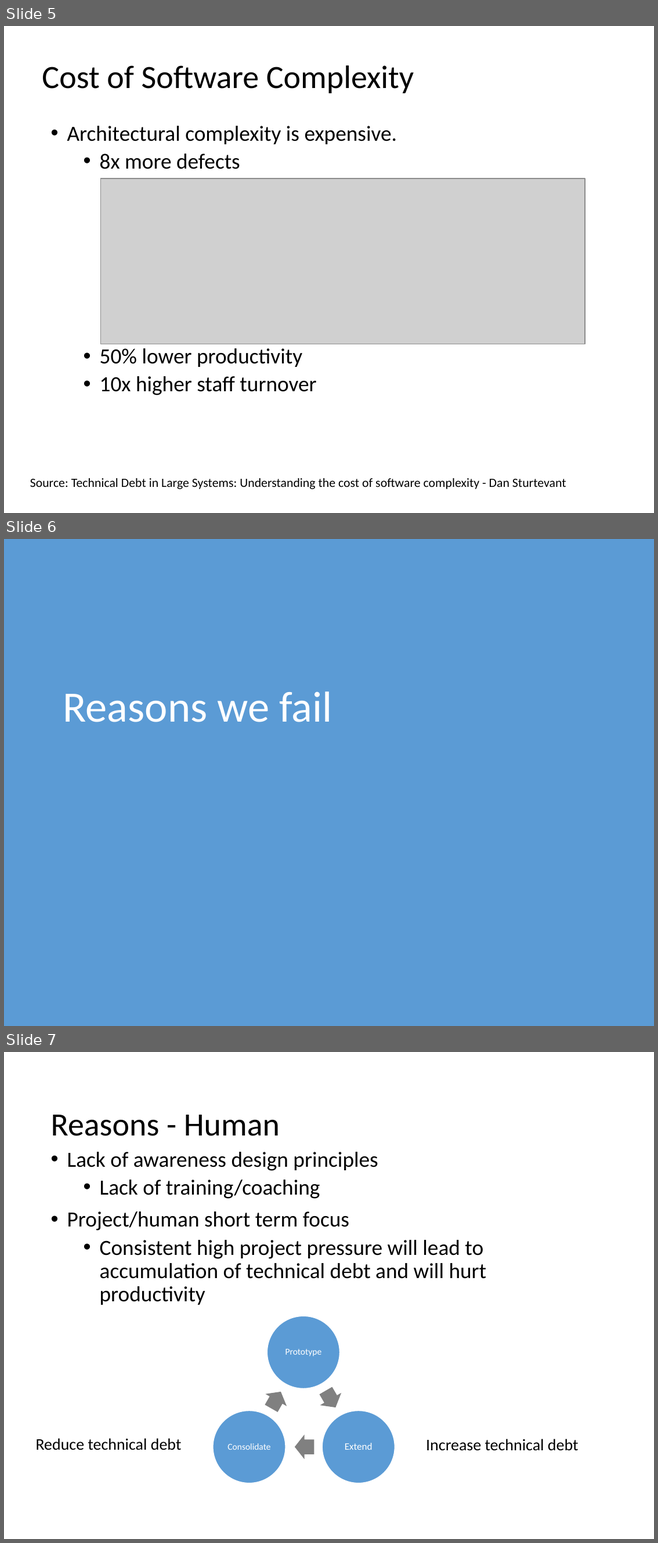
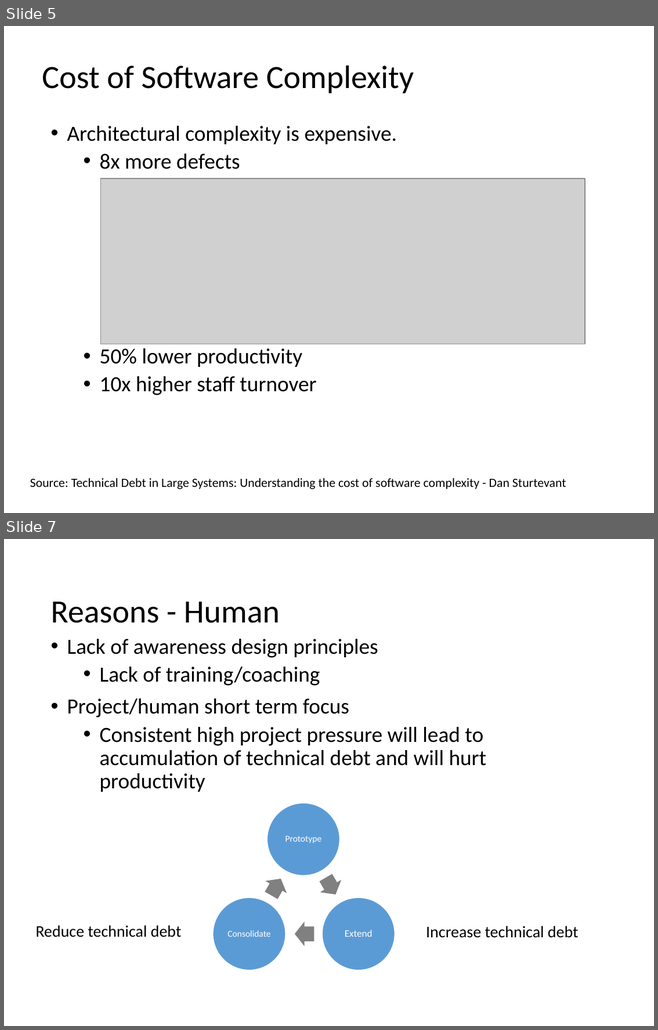
Before and after one commit to dsmsuite/dsmsuite.github.io, a slide deck: documents/DsmPresentation.pptx. Shown one above the other, each under a label of ours: slides 5, 6 and 7 before the commit, slides 5 and 7 after it; the slides between them are not shown. The pictures are 658x1543 and 658x1030 pixels, drawn with LibreOffice and Linux fonts; fonts in the diff are those of the drawing; grey boxes stand for pictures. Boxes give left, top, right and bottom in pixels: in the first picture for what was removed or moved away, otherwise in the second. Text is boxed around its words. In the diff, an @@ line names an element or a change of style, - is before the commit and + after.

```diff
--- a/documents/DsmPresentation.pptx
+++ b/documents/DsmPresentation.pptx
@@ slide 6 removed at <box>4,539,654,1026</box>, background #5B9BD5 @@
@@ text removed at <box>63,692,332,722</box> @@
-Reasons we fail
```
Also in this commit, not shown: 9 slides changed, 1 slide added.
